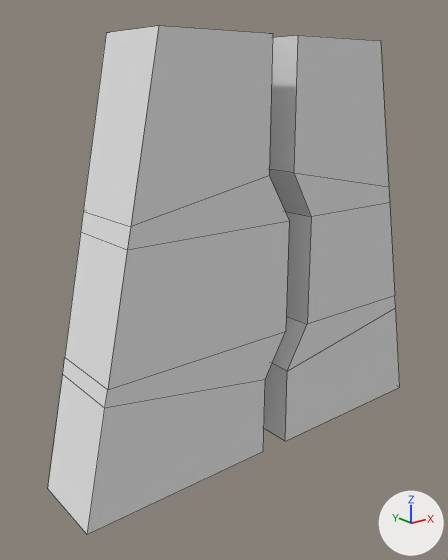
One commit to the OBJ model Assets/Models/DoorFront.obj: the scene before it, then after it.
The view is the same before and after, from a camera (50 mm lens) standing at (-103.4, -113.6, 19.2) and looking at (-79.4, -83.6, 7.2). The axes (+X, +Y, +Z) are drawn at lower right. The lights are the same throughout. Mesh edges are drawn as thin lines. Where no turn or scale is listed for an object, it has been applied to the vertices.

Objects in the first picture: 'DoorFront_Cube.031'.
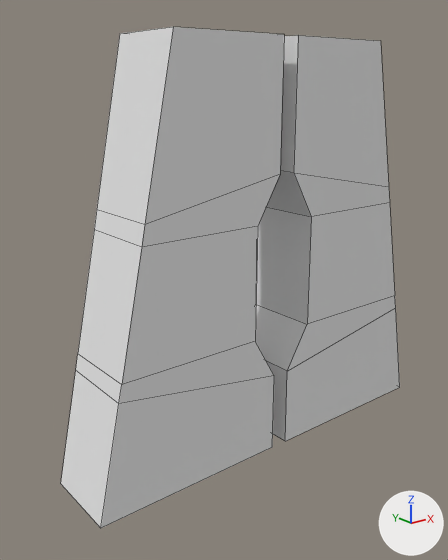
The newer file is also turned or shifted as a whole; pictures and numbers use the older file's frame.

The change, as JSON lines over the scene's bpy script:
```json
{"block": "me_doorfront_cube_031", "where": "# used by ob_doorfront_cube_031; location = (0.0, 0.0, 0.0)"}
{"op": "remove", "block": "me_doorfront_cube_031", "code": "me_doorfront_cube_031.from_pydata(...)  # 48 vertices, 44 faces; spans x -91.6..-63.7, y -86.9..-81.7, z -4.2..21.9"}
{"op": "add", "block": "me_doorfront_cube_031", "code": "me_doorfront_cube_031.from_pydata(...)  # 48 vertices, 44 faces; spans x -90.7..-63.7, y -86.9..-81.7, z -4.2..21.9"}
{"block": "me_doorfront_cube_031", "change": "me_doorfront_cube_031 part 1: the loose piece of 24 vertices spanning x -76.7..-63.7, y -86.9..-81.7, z -4.2..21.9 is turned -180 degrees about the z axis through its middle, then moved by (-14.1, 0.0, 0.0)"}
{"block": "me_doorfront_cube_031", "change": "me_doorfront_cube_031 part 2: 24 of 48 vertices moved; they spanned x -91.6..-76.9, y -86.9..-81.7, z -4.2..21.9 and now span x -76.7..-63.7, y -86.9..-81.7, z -4.2..21.9; mean shift (12.3, 0.0, 0.0); largest move (-91.6, -86.9, -4.2) -> (-63.7, -86.9, -4.2)"}
```

Boxes (x1, y1, x2, y2) around the edits, measured in the pictures (448 x 560 px; the box of a moved part takes in the faces that stretch with it):
```json
{"object": "DoorFront_Cube.031", "change": "reshaped", "before": [48, 26, 400, 535], "after": [61, 27, 400, 528]}
{"part": 1, "of": "me_doorfront_cube_031", "change": "moved or reshaped", "before": [264, 35, 303, 435], "after": [61, 27, 284, 528]}
{"part": 2, "of": "me_doorfront_cube_031", "change": "moved or reshaped", "before": [48, 26, 289, 535], "after": [255, 35, 303, 435]}
```
